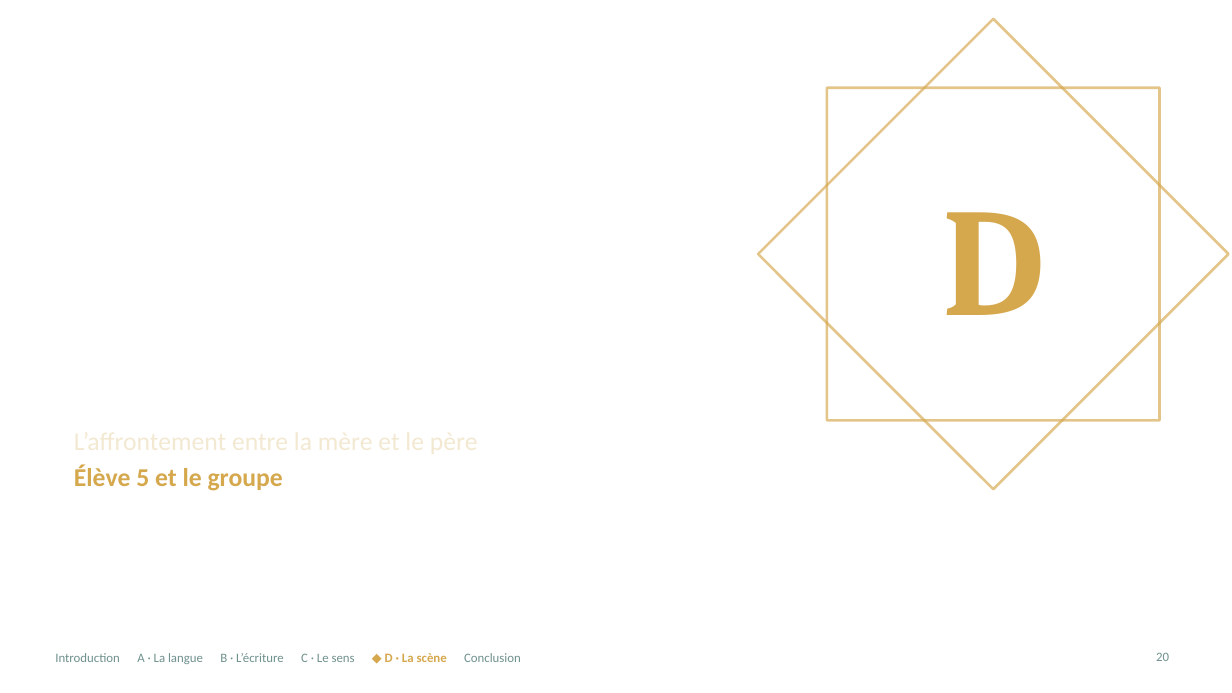
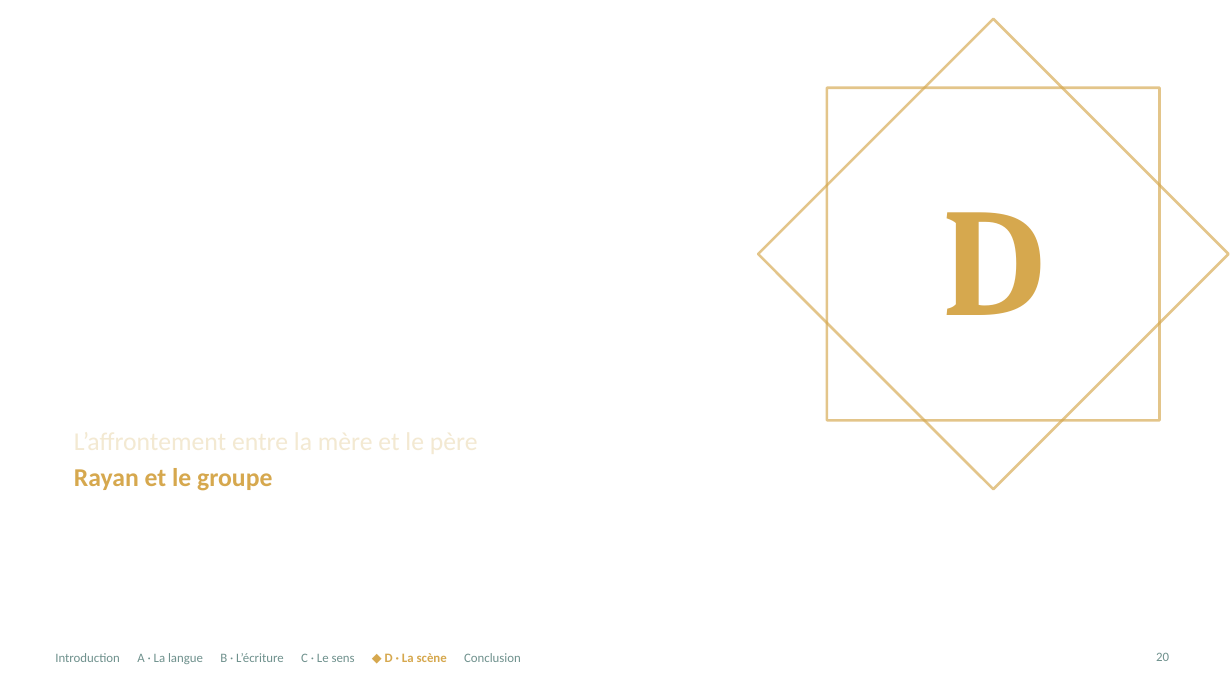
Before and after one commit to Veynoris/Francais-work, a slide deck: slide 20 of output/G4_Presentation.pptx. Drawn at 1232x693 pixels with LibreOffice and Linux fonts; fonts in the diff are those of the drawing; background and template pictures are left out. Boxes give left, top, right and bottom in pixels: in the first picture for what was removed or moved away, otherwise in the second. Text is boxed around its words. In the diff, an @@ line names an element or a change of style, - is before the commit and + after.

```diff
--- a/output/G4_Presentation.pptx
+++ b/output/G4_Presentation.pptx
@@ text at (74,468,272,491): text changed @@
-Élève 5 et le groupe
+Rayan et le groupe
```
Also in this commit, not shown: 21 other slides changed, 5 other files.
